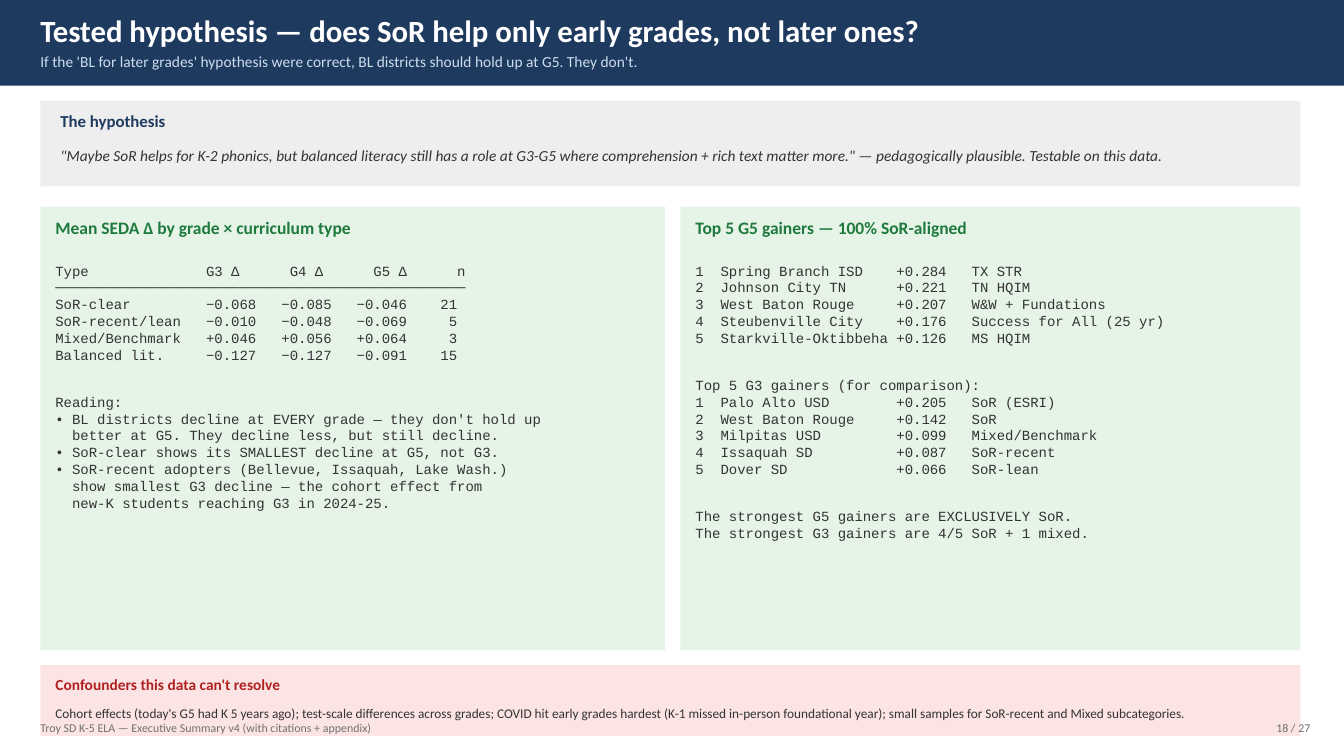
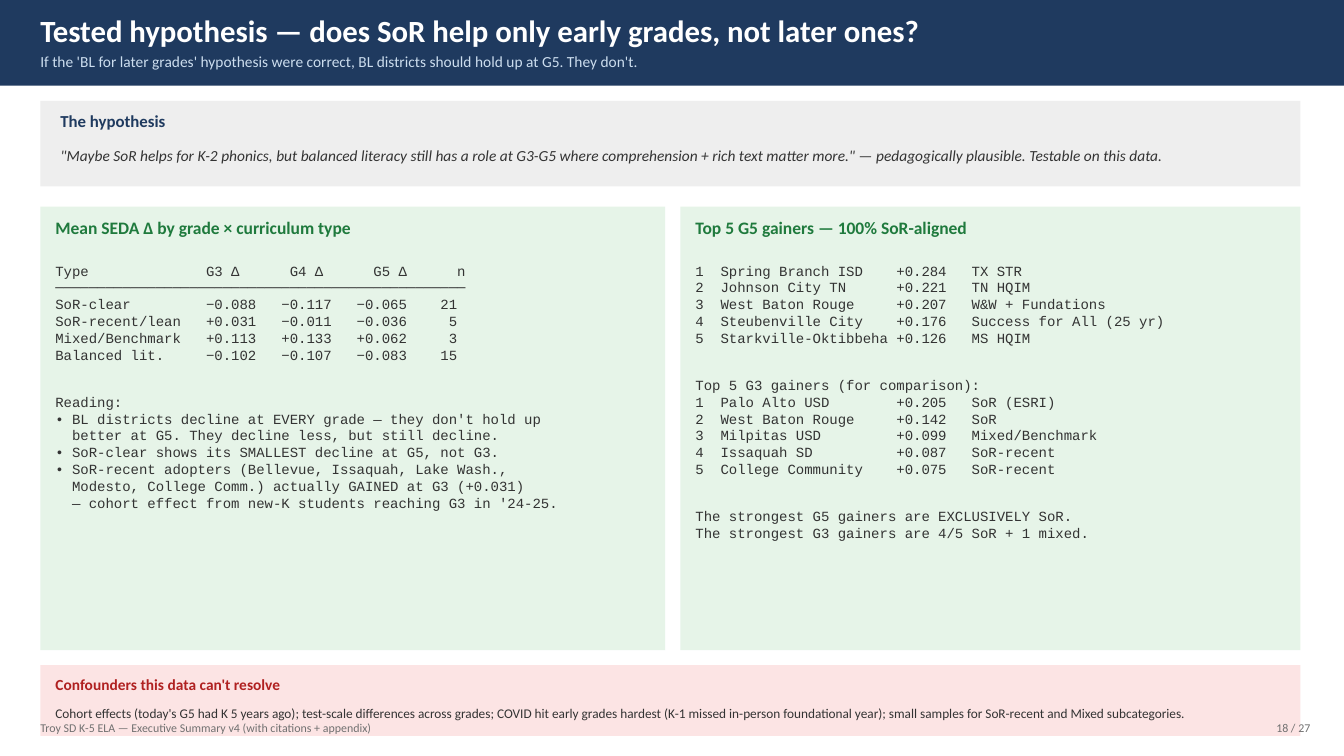
Before and after one commit to akarpo/tsd-k5ela-choice, a slide deck: slide 18 of deck/Troy_K5_ELA_Executive_Summary_v4.pptx. Drawn at 1344x756 pixels with LibreOffice and Linux fonts; fonts in the diff are those of the drawing. Boxes give left, top, right and bottom in pixels: in the first picture for what was removed or moved away, otherwise in the second. Text is boxed around its words. In the diff, an @@ line names an element or a change of style, - is before the commit and + after.

```diff
--- a/deck/Troy_K5_ELA_Executive_Summary_v4.pptx
+++ b/deck/Troy_K5_ELA_Executive_Summary_v4.pptx
@@ text at [55,299,457,360]: text changed @@
-SoR-clear −0.068 −0.085 −0.046 21
-SoR-recent/lean −0.010 −0.048 −0.069 5
-Mixed/Benchmark +0.046 +0.056 +0.064 3
-Balanced lit. −0.127 −0.127 −0.091 15
+SoR-clear −0.088 −0.117 −0.065 21
+SoR-recent/lean +0.031 −0.011 −0.036 5
+Mixed/Benchmark +0.113 +0.133 +0.062 3
+Balanced lit. −0.102 −0.107 −0.083 15
@@ text at [72,464,558,511]: text changed @@
-• SoR-recent adopters (Bellevue, Issaquah, Lake Wash.)
-show smallest G3 decline — the cohort effect from
-new-K students reaching G3 in 2024-25.
+• SoR-recent adopters (Bellevue, Issaquah, Lake Wash.,
+Modesto, College Comm.) actually GAINED at G3 (+0.031)
+— cohort effect from new-K students reaching G3 in '24-25.
@@ text at [695,464,1056,477]: text changed @@
-5 Dover SD +0.066 SoR-lean
+5 College Community +0.075 SoR-recent
```
Also in this commit, not shown: 3 other slides changed, 5 other files.
